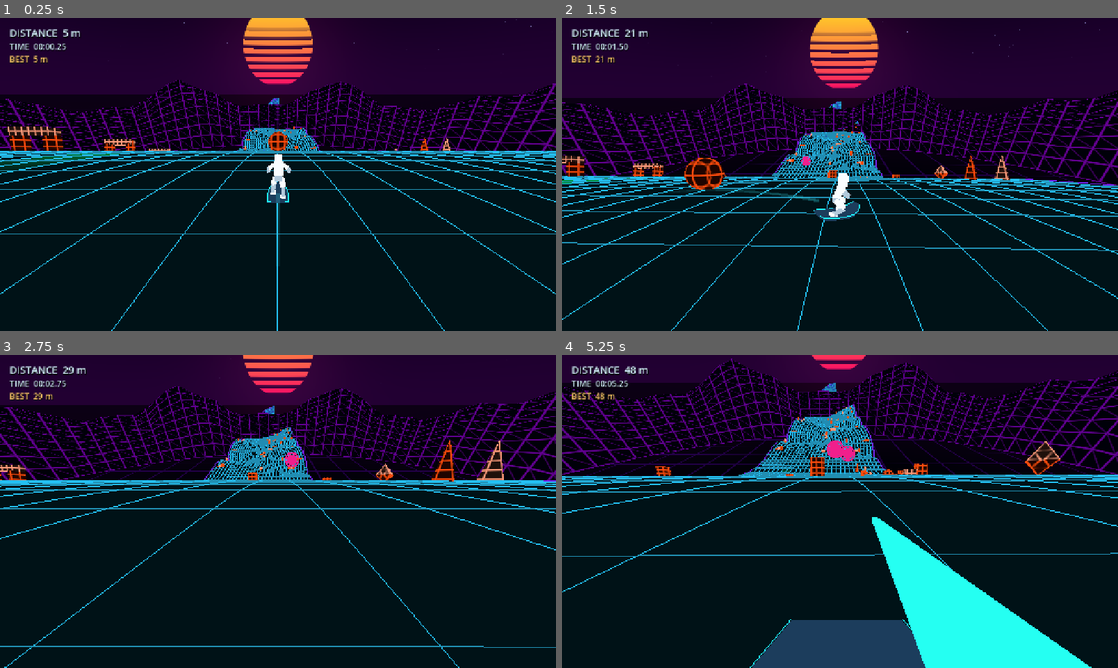
Above: before the commit, frames 1-4 (two rows, left to right).
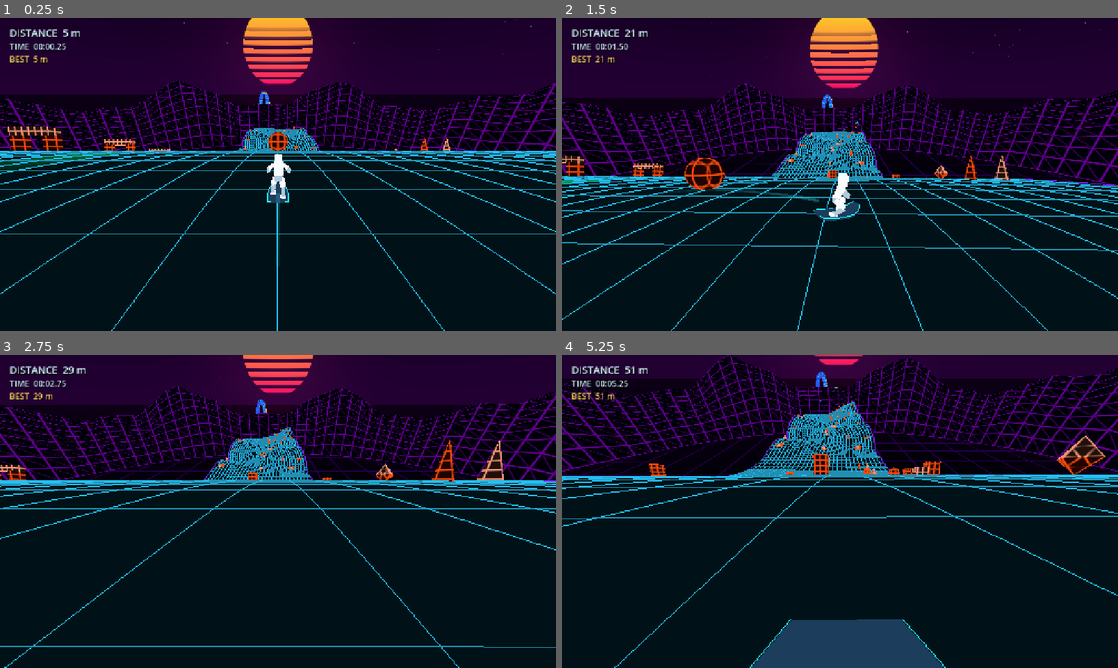
Above: after the commit, the same moments.

Repository: Unborne-Fetus/Cracked
Game: Godot game, scene res://scenes/main.tscn
The game is run twice, just before and just after one commit, with the same random seed, the same clock (stepped at 60 frames per second) and the same inputs.
Inputs (mouse positions are in pixels of both pictures, inside the frame that each line leads up to):
- Up to frame 1 (0.25 s): no input
- Up to frame 2 (1.5 s): tap Enter at 0.5 s; move the mouse to (962, 158) at 0.52 s; hold Right 0.53-1.25 s; tap Z at 0.6 s; click (962, 158) at 0.67 s; tap Space at 0.77 s; drag from (728, 190) to (812, 237) at 1.27 s
- Up to frame 3 (2.75 s): move the mouse to (333, 442) at 2.02 s; hold Right from 2.03 s (still down); tap Tab at 2.1 s; click (333, 442) at 2.17 s; tap Z at 2.3 s
- Up to frame 4 (5.25 s): release Right at 2.75 s; drag from (812, 574) to (673, 464) at 2.77 s; move the mouse to (1006, 558) at 3.52 s; hold Left 3.53-4.25 s; tap V at 3.6 s; click (1006, 558) at 3.67 s; tap Space at 3.77 s; tap Z at 3.8 s; drag from (673, 464) to (756, 433) at 4.27 s; move the mouse to (867, 511) at 5.02 s; hold S from 5.03 s (still down); tap Shift at 5.1 s; click (867, 511) at 5.17 s

The runs differ from the first frame. In frame 1, less than 0.1% of the frame differs, in the area x 46-51%, y 23-28%; in frame 2, 0.1%; in frame 3, 0.2%; in frame 4, 27%, in the area x 0-100%, y 0-100%.

Commit message:
Remove combat entirely and prioritize recurring optional vertical loops

Diff:
--- a/scripts/arcade_combat.gd
+++ /dev/null
@@ -1,193 +0,0 @@
-extends Node3D
-## Circuit combat: robotic drones and momentum-only penalties.
-var enabled := false
-var score := 0
-var cooldown := 0.0
-var spawn_clock := 0.0
-var reward_pending := 0
-var reward_timer := 0.0
-var attack_timer := 0.0
-var last_attack_loss := 0.0
-const DRONE_CAP := 4
-var drones: Array[Dictionary] = []
-var pulses: Array[Dictionary] = []
-var body_mesh: SphereMesh
-var ring_mesh: TorusMesh
-var drone_mat: StandardMaterial3D
-var alert_mat: StandardMaterial3D
-var player_mat: StandardMaterial3D
-var enemy_mat: StandardMaterial3D
-var rng := RandomNumberGenerator.new()
-
-func _material(color: Color) -> StandardMaterial3D:
-	var mat := StandardMaterial3D.new()
-	mat.shading_mode=BaseMaterial3D.SHADING_MODE_UNSHADED
-	mat.albedo_color=color
-	return mat
-
-func _ready() -> void:
-	body_mesh=SphereMesh.new()
-	body_mesh.radius=1.3
-	body_mesh.height=2.6
-	body_mesh.radial_segments=12
-	body_mesh.rings=6
-	ring_mesh=TorusMesh.new()
-	ring_mesh.inner_radius=1.4
-	ring_mesh.outer_radius=1.8
-	ring_mesh.rings=12
-	ring_mesh.ring_segments=8
-	drone_mat=_material(Color(0.94,0.13,0.55))
-	alert_mat=_material(Color(1.0,0.76,0.16))
-	player_mat=_material(Color(0.15,1.0,0.95))
-	enemy_mat=_material(Color(1.0,0.34,0.28))
-
-func reset(active: bool, seed_value: int = 0) -> void:
-	for child in get_children():
-		child.queue_free()
-	drones.clear()
-	pulses.clear()
-	enabled=active
-	score=0
-	cooldown=0.0
-	spawn_clock=1.2
-	reward_pending=0
-	reward_timer=0.0
-	attack_timer=0.0
-	last_attack_loss=0.0
-	rng.seed=seed_value
-
-func _mesh(parent: Node3D, mesh: Mesh, mat: Material) -> MeshInstance3D:
-	var node:=MeshInstance3D.new()
-	node.mesh=mesh
-	node.material_override=mat
-	parent.add_child(node)
-	return node
-
-func _spawn(course: Node3D, runner: Node3D) -> void:
-	var at: float=float(runner.get("distance"))+clampf(float(runner.get("speed"))*2.8,105.0,420.0)
-	if not bool(course.call("has_distance",at)):
-		return
-	var lane_limit: float=float(course.call("half_width_at",at))-8.0
-	var lane:=rng.randf_range(-lane_limit,lane_limit)
-	if not bool(course.call("support_at",at,lane)):
-		lane=float(course.call("guided_fork_lane",at,lane,lane,0.0))
-	if not bool(course.call("support_at",at,lane)):
-		return
-	var node:=Node3D.new()
-	add_child(node)
-	var body:=_mesh(node,body_mesh,drone_mat)
-	var ring:=_mesh(node,ring_mesh,drone_mat)
-	ring.rotation.x=PI*0.5
-	drones.append({"node":node,"body":body,"ring":ring,"s":at,"lane":lane,"health":2,"charge":rng.randf_range(1.8,3.0),"phase":rng.randf()*TAU,"lead":rng.randf_range(24.0,48.0),"offset":rng.randf_range(-8.0,8.0),"warning_lane":lane})
-
-func _pulse(origin: Vector3, target: Vector3, mat: Material, lifetime: float) -> void:
-	var node:=MeshInstance3D.new()
-	var mesh:=BoxMesh.new()
-	var span:=origin.distance_to(target)
-	mesh.size=Vector3(0.11,0.11,maxf(0.1,span))
-	node.mesh=mesh
-	node.material_override=mat
-	add_child(node)
-	node.position=(origin+target)*0.5
-	if span>0.01:
-		var dir:=(target-origin).normalized()
-		node.basis=Basis.looking_at(dir,Vector3.RIGHT if absf(dir.y)>0.98 else Vector3.UP)
-	pulses.append({"node":node,"time":lifetime})
-
-func fire(camera: Camera3D, screen: Vector2) -> void:
-	if not enabled or cooldown>0.0:
-		return
-	cooldown=0.20
-	var origin:=camera.project_ray_origin(screen)
-	var direction:=camera.project_ray_normal(screen).normalized()
-	var nearest:=420.0
-	var hit:=-1
-	for i in range(drones.size()):
-		var drone: Node3D=drones[i]["node"]
-		var offset:=drone.global_position-origin
-		var along:=offset.dot(direction)
-		if along<=0.0 or along>=nearest:
-			continue
-		if (offset-direction*along).length()<=2.8:
-			nearest=along
-			hit=i
-	_pulse(origin+direction*1.0,origin+direction*nearest,player_mat,0.075)
-	if hit>=0:
-		var target:=drones[hit]
-		target["health"]=int(target["health"])-1
-		if int(target["health"])<=0:
-			target["node"].queue_free()
-			drones.remove_at(hit)
-			score+=1
-			reward_pending+=1
-
-func _apply_momentum_hit(runner: Node3D) -> void:
-	last_attack_loss = float(runner.get("speed")) * 0.40
-	runner.call("combat_momentum", 0.0, 0.60)
-	runner.set("momentum_reserve", maxf(0.0, float(runner.get("momentum_reserve")) - 10.0))
-	attack_timer = 0.85
-
-func tick(delta: float,course: Node3D,runner: Node3D) -> void:
-	if not enabled:
-		return
-	cooldown=maxf(0.0,cooldown-delta)
-	reward_timer=maxf(0.0,reward_timer-delta)
-	attack_timer=maxf(0.0,attack_timer-delta)
-	if reward_pending>0:
-		var speed_value: float=runner.get("speed")
-		var bonus:=float(reward_pending)*clampf(speed_value*0.16,12.0,45.0)
-		runner.call("combat_momentum",bonus,1.0)
-		runner.set("momentum_reserve",minf(30.0,float(runner.get("momentum_reserve"))+8.0*float(reward_pending)))
-		reward_pending=0
-		reward_timer=1.5
-	spawn_clock-=delta
-	if spawn_clock<=0.0 and drones.size()<DRONE_CAP:
-		_spawn(course,runner)
-		spawn_clock=3.4
-	for i in range(pulses.size()-1,-1,-1):
-		pulses[i]["time"]=float(pulses[i]["time"])-delta
-		if float(pulses[i]["time"])<=0.0:
-			pulses[i]["node"].queue_free()
-			pulses.remove_at(i)
-	for i in range(drones.size()-1,-1,-1):
-		var data:=drones[i]
-		var player_s: float=runner.get("distance")
-		var player_speed: float=runner.get("speed")
-		var player_lane: float=runner.get("lane")
-		var lead:=float(data["lead"])+float(i)*6.0
-		var goal_s:=player_s+lead+minf(player_speed*0.10,24.0)
-		var at:=maxf(player_s+14.0,lerpf(float(data["s"]),goal_s,1.0-exp(-delta*3.8)))
-		if not bool(course.call("has_distance",at)):
-			at=player_s+14.0
-		if not bool(course.call("has_distance",at)):
-			continue
-		data["s"]=at
-		data["phase"]=float(data["phase"])+delta*2.0
-		# Track the same branch and screen area instead of being passed.
-		var lane_goal:=player_lane+float(data["offset"])+sin(float(data["phase"]))*3.0
-		var lane_limit: float=course.call("half_width_at",at)
-		lane_goal=clampf(lane_goal,-lane_limit+4.0,lane_limit-4.0)
-		var guided: float=course.call("guided_fork_lane",at,lane_goal,lane_goal,0.0)
-		data["lane"]=clampf(lerpf(float(data["lane"]),guided,1.0-exp(-delta*4.0)),-lane_limit+4.0,lane_limit-4.0)
-		data["lane"]=float(course.call("guided_fork_lane",at,guided,float(data["lane"]),0.0))
-		var frame: Transform3D=course.call("surface_frame",at,float(data["lane"]),1)
-		var node: Node3D=data["node"]
-		# Follow the rider's altitude too, within reasonable visibility.
-		var lift:=clampf(float(runner.get("height")),0.0,120.0)
-		node.transform=Transform3D(frame.basis,frame.origin+frame.basis.y*5.5+Vector3.UP*lift)
-		var range_to_player:=node.position.distance_to(runner.position)
-		if range_to_player<maxf(130.0,player_speed*1.4):
-			var old_charge:=float(data["charge"])
-			data["charge"]=old_charge-delta
-			if old_charge>=0.65 and float(data["charge"])<0.65:
-				data["warning_lane"]=player_lane
-			var alert:=float(data["charge"])<0.65
-			(data["ring"] as MeshInstance3D).material_override=alert_mat if alert else drone_mat
-			if float(data["charge"])<=0.0:
-				var close_lane:=absf(player_lane-float(data["warning_lane"]))<10.0
-				_pulse(node.position,runner.position+Vector3.UP*0.8,enemy_mat,0.12)
-				if close_lane and attack_timer<=0.0:
-					_apply_momentum_hit(runner)
-				data["charge"]=rng.randf_range(2.2,3.0)
-		else:
-			(data["ring"] as MeshInstance3D).material_override=drone_mat
--- a/scripts/course.gd
+++ b/scripts/course.gd
@@ -43,6 +43,10 @@
 var recent_kinds: Array[String] = []
 var sections_since_split := 0
 var sections_since_roll := 0
+var sections_since_loop := 0
+const LOOP_MIN_SPACING := 2
+const LOOP_TARGET_SPACING := 3
+const LOOP_MAX_SPACING := 5
 # Archive the exact generated geometry, not merely the seed: endless
 # generation is adaptive to the player's speed and storm gap.
 const REPLAY_CHUNK_LIMIT := 768
@@ -81,6 +85,7 @@
 	recent_kinds.clear()
 	sections_since_split = 0
 	sections_since_roll = 0
+	sections_since_loop = 0
 	last_kind = ""
 	sustained_roll_queue.clear()
 	sustained_roll_sign = 1.0
@@ -163,6 +168,11 @@
 		var recovery: Array[String] = ["RECOVERY RUN", "LONG DESCENT", "SLIPSTREAM", "BANKED DESCENT"]
 		recovery.erase(last_kind)
 		return recovery[rng.randi_range(0, recovery.size() - 1)]
+	# Loops get an independent cadence instead of a rare branch lottery.
+	# Never interrupt a wall/ceiling sequence or override recovery above.
+	if not showcase_layout and index >= 3 and sections_since_loop >= LOOP_MIN_SPACING and last_kind != "LOOP ROUTE":
+		if sections_since_loop >= LOOP_MAX_SPACING or (sections_since_loop >= LOOP_TARGET_SPACING and rng.randf() < 0.80):
+			return "LOOP ROUTE"
 	# Wall and ceiling sequences recur much more often than the random bag.
 	if not showcase_layout and index>=2 and (sections_since_roll>=4 or (sections_since_roll>=2 and rng.randf()<0.42)):
 		if rng.randf()<0.52:
@@ -173,7 +183,7 @@
 	# A branching stretch roughly every 3–5 ordinary sections, rather
 	# than one appearance per 23-profile bag. Stacked decks count too.
 	if not showcase_layout and index >= 2 and (sections_since_split >= 4 or (sections_since_split >= 2 and rng.randf() < 0.40)):
-		if index >= 4 and not recent_kinds.has("LOOP ROUTE") and rng.randf()<0.30:
+		if index >= 3 and sections_since_loop >= LOOP_MIN_SPACING and last_kind != "LOOP ROUTE" and rng.randf() < 0.65:
 			return "LOOP ROUTE"
 		return "STACKED ROUTES" if rng.randf()<0.18 else "SPLIT ROUTE"
 	if terrain_bag.is_empty():
@@ -384,6 +394,7 @@
 				points = _make_points(kind, start_yaw, target_yaw, bank_sign, 1.0, step_length)
 				forecast = _validate_routes(index, kind, points, step_length, layout, route_forecast)
 	last_kind = kind
+	sections_since_loop = 0 if kind == "LOOP ROUTE" else sections_since_loop + 1
 	if is_sustained_roll(kind) or kind in ["180 BANK","360 BANK","CORKSCREW TUNNEL","HALFPIPE"]:
 		sections_since_roll=0
 	else:
--- a/scripts/game.gd
+++ b/scripts/game.gd
@@ -6,13 +6,8 @@
 const ExtrasScript = preload("res://scripts/run_extras.gd")
 const EffectsScript = preload("res://scripts/run_effects.gd")
 const ReplayScript = preload("res://scripts/replay.gd")
-const CombatScript = preload("res://scripts/arcade_combat.gd")
-var combat
-var crosshair: Label
-var pulse_button: Button
 var touch_buttons: Array[Button] = []
 var touch_ui_active := false
-var aim_cursor: ImageTexture
 var reactive_sky: ShaderMaterial
 var mountain_mesh: MeshInstance3D
 var mountain_material: ShaderMaterial
@@ -21,8 +16,6 @@
 var mountain_velocity := 0.0
 var mountain_altitude := 0.0
 var mountain_pose_ready := false
-var aim_cursor_active := false
-var mouse_aim_active := true
 var replay
 var replay_active := false
 var replay_playing := false
@@ -36,7 +29,7 @@
 var watch_replay_button: Button
 var profile_replay_button: Button
 var cosmetic_picker: OptionButton
-const MODES: Array[String] = ["Endless", "Daily seeded", "No jumping", "First person", "Fast storm", "Practice", "Combat"]
+const MODES: Array[String] = ["Endless", "Daily seeded", "No jumping", "First person", "Fast storm", "Practice"]
 var extras
 var effects
 var mode := 0
@@ -148,8 +141,6 @@
 	replay = ReplayScript.new()
 	add_child(replay)
 	replay.load_last()
-	combat=CombatScript.new()
-	add_child(combat)
 	_create_hud()
 	_create_replay_panel()
 	_create_pause_menu()
@@ -191,8 +182,6 @@
 	course.reset_course(run_seed)
 	runner.reset_run(course)
 	mountain_pose_ready = false
-	combat.reset(true,run_seed)
-	runner.combat_enabled=true
 	runner.jumps_disabled = mode == 2
 	if mode == 3:
 		first_person = true
@@ -219,7 +208,6 @@
 	var was_grounded: bool = runner.is_grounded()
 	var previous_speed: float = runner.speed
 	runner.tick(delta, course)
-	combat.tick(delta,course,runner)
 	extras.track(delta, runner, previous_speed)
 	effects.update_run(runner.speed, runner.hits > previous_hits, not was_grounded and runner.is_grounded())
 	if runner.fallen:
@@ -493,13 +481,8 @@
 
 func _update_hud() -> void:
 	var active: bool = not replay_active and not run_finished and not paused
-	var combat_visible: bool = combat.enabled and active
-	# Only the aiming reticle and input controls remain outside the compact stats.
-	crosshair.visible = combat_visible and not mouse_aim_active
-	_update_combat_cursor(combat_visible)
 	for touch_button in touch_buttons:
 		touch_button.visible = touch_ui_active and active
-	pulse_button.visible = touch_ui_active and combat_visible
 	distance_label.text = "DISTANCE  " + _distance_display(maxf(0.0, runner.distance - 8.0))
 	clock_label.text = "TIME  %02d:%05.2f" % [int(run_time / 60.0), fmod(run_time, 60.0)]
 	var saved_best: float = extras.best_for(mode, run_day)
@@ -513,7 +496,6 @@
 	if run_finished:
 		return
 	run_finished = true
-	_update_combat_cursor(false)
 	replay.record(run_time, 0.0, runner, course, storm, true)
 	replay.finish(course,run_seed,mode,extras.cosmetic,reason,storm.gap_to(runner.distance))
 	watch_replay_button.visible = replay.available()
@@ -641,32 +623,6 @@
 		_show_options(false)
 	else:
 		_set_paused(false)
-
-func _update_combat_cursor(active: bool) -> void:
-	if DisplayServer.get_name()=="headless" or aim_cursor_active==active:
-		return
-	aim_cursor_active=active
-	if active:
-		if aim_cursor==null:
-			# High contrast, transparent 31x31 cursor with a precise hotspot.
-			var image:=Image.create(31,31,false,Image.FORMAT_RGBA8)
-			image.fill(Color.TRANSPARENT)
-			for y in range(31):
-				for x in range(31):
-					var a:=absi(x-15)
-					var b:=absi(y-15)
-					if (a<=1 and b>=5 and b<=13) or (b<=1 and a>=5 and a<=13) or (a<=1 and b<=1):
-						image.set_pixel(x,y,Color(0.1,1.0,0.92))
-					elif (a<=2 and b>=4 and b<=14) or (b<=2 and a>=4 and a<=14) or (a<=2 and b<=2):
-						image.set_pixel(x,y,Color(0.02,0.06,0.12,0.95))
-			aim_cursor=ImageTexture.create_from_image(image)
-		Input.set_custom_mouse_cursor(aim_cursor,Input.CURSOR_ARROW,Vector2(15,15))
-	else:
-		Input.set_custom_mouse_cursor(null,Input.CURSOR_ARROW)
-
-func _fire_center() -> void:
-	if combat.enabled and not paused and not run_finished and not replay_active:
-		combat.fire(view_camera,get_viewport().get_visible_rect().size*0.5)
 
 func _pad_button(button: int) -> bool:
 	if replay_active:
@@ -719,9 +675,6 @@
 				elif control is Button and not control.disabled:
 					control.pressed.emit()
 		return true
-	if combat.enabled and not run_finished and button==JOY_BUTTON_RIGHT_SHOULDER:
-		_fire_center()
-		return true
 	if _bound_pad("recenter", button, JOY_BUTTON_LEFT_STICK):
 		_recenter_camera()
 		return true
@@ -736,10 +689,6 @@
 func _unhandled_input(event: InputEvent) -> void:
 	if paused or (run_finished and not replay_active):
 		return
-	if event is InputEventMouseButton and event.button_index==MOUSE_BUTTON_LEFT and event.pressed and combat.enabled and not replay_active:
-		combat.fire(view_camera,event.position)
-		get_viewport().set_input_as_handled()
-		return
 	if event is InputEventScreenDrag:
 		var drag := event as InputEventScreenDrag
 		_orbit_input(drag.relative * 0.006)
@@ -748,10 +697,6 @@
 func _input(event: InputEvent) -> void:
 	if event is InputEventScreenTouch or event is InputEventScreenDrag:
 		touch_ui_active = true
-	if event is InputEventMouseMotion or event is InputEventMouseButton:
-		mouse_aim_active=true
-	elif event is InputEventJoypadMotion or event is InputEventJoypadButton or event is InputEventScreenTouch or event is InputEventScreenDrag:
-		mouse_aim_active=false
 	if event is InputEventMouseButton and not paused and (not run_finished or replay_active):
 		var mouse := event as InputEventMouseButton
 		if mouse.button_index == MOUSE_BUTTON_RIGHT:
@@ -836,10 +781,6 @@
 			_set_paused(true)
 		return
 	if paused:
-		return
-	if combat.enabled and not run_finished and key.keycode==KEY_Z:
-		_fire_center()
-		get_viewport().set_input_as_handled()
 		return
 	if _bound_key("recenter", key.keycode, KEY_G):
 		get_viewport().set_input_as_handled()
@@ -899,19 +840,6 @@
 		stat.add_theme_color_override("font_shadow_color", Color(0.0, 0.0, 0.0, 0.9))
 		stat.add_theme_constant_override("shadow_offset_x", 1)
 		stat.add_theme_constant_override("shadow_offset_y", 2)
-	crosshair=_label("+",25,Color(0.65,1.0,1.0))
-	root.add_child(crosshair)
-	crosshair.set_anchors_preset(Control.PRESET_CENTER)
-	crosshair.offset_left=-12
-	crosshair.offset_right=12
-	crosshair.offset_top=-14
-	crosshair.offset_bottom=14
-	crosshair.horizontal_alignment=HORIZONTAL_ALIGNMENT_CENTER
-	crosshair.mouse_filter=Control.MOUSE_FILTER_IGNORE
-	pulse_button=_button("PULSE",-394,-276,124,true)
-	root.add_child(pulse_button)
-	pulse_button.pressed.connect(_fire_center)
-	pulse_button.hide()
 	minimap = preload("res://scripts/elevation_map.gd").new()
 	minimap.clip_contents = true
 	root.add_child(minimap)
@@ -1014,7 +942,6 @@
 
 func _set_paused(value: bool) -> void:
 	paused = value
-	_update_combat_cursor(not value and combat.enabled and not run_finished and not replay_active)
 	if value:
 		orbit_drag = false
 	effects.set_paused(value)
@@ -1402,8 +1329,6 @@
 		return
 	_set_paused(false)
 	replay_active = true
-	combat.reset(false)
-	_update_combat_cursor(false)
 	run_finished = true
 	replay_time = 0.0
 	replay_rate = 1.0
--- a/scripts/runner.gd
+++ b/scripts/runner.gd
@@ -56,7 +56,6 @@
 var active_loop := -1
 var rewarded_loops: Dictionary = {}
 var loop_reward_timer := 0.0
-var combat_enabled := false
 var rider_glider := 0.0
 var rider_glider_return := -1.0
 var rider_glider_spin := 1.0
@@ -399,20 +398,6 @@
 	air_velocity += up * maxf(0.0, impulse - air_velocity.dot(up))
 	return true
 
-func combat_momentum(bonus: float, retain: float) -> void:
-	# Apply to actual forward flight as well as the speed display.
-	var previous:=speed
-	speed=maxf(0.0,speed*retain+bonus)
-	if not grounded:
-		var horizontal:=Vector3(air_velocity.x,0.0,air_velocity.z)
-		if horizontal.length()>0.01:
-			var adjusted:=horizontal.normalized()*maxf(0.0,horizontal.length()*retain+bonus)
-			air_velocity.x=adjusted.x
-			air_velocity.z=adjusted.z
-	if speed<previous:
-		rider_impact=1.0
-		hit_timer=maxf(hit_timer,0.45)
-
 func _banked_slide(grade: float, delta: float) -> void:
 	var next_speed := slide_speed_step(speed, grade, delta)
 	if next_speed > speed:
@@ -511,7 +496,7 @@
 	if touch_slide:
 		return true
 	for device in Input.get_connected_joypads():
-		var buttons := [JOY_BUTTON_B,JOY_BUTTON_LEFT_SHOULDER] if combat_enabled else [JOY_BUTTON_B,JOY_BUTTON_LEFT_SHOULDER,JOY_BUTTON_RIGHT_SHOULDER]
+		var buttons := [JOY_BUTTON_B,JOY_BUTTON_LEFT_SHOULDER,JOY_BUTTON_RIGHT_SHOULDER]
 		if pad_down(device,"slide",buttons):
 			return true
 		if Input.get_joy_axis(device, JOY_AXIS_TRIGGER_LEFT) > 0.3 or Input.get_joy_axis(device, JOY_AXIS_TRIGGER_RIGHT) > 0.3:
--- a/tests/gameplay_rules.gd
+++ b/tests/gameplay_rules.gd
@@ -231,60 +231,16 @@
 		_fail("First-person body must retain board and legs but hide the head.")
 		return
 	runner.call("set_first_person", bool(game.get("first_person")))
-	var combat_probe: Node3D=game.get("combat")
-	if not bool(combat_probe.get("enabled")):
-		_fail("Combat is not enabled in the normal run.")
-		return
-	combat_probe.call("reset",true,4)
-	combat_probe.call("_spawn",course,runner)
-	var drones_probe: Array=combat_probe.get("drones")
-	if drones_probe.is_empty():
-		_fail("Combat mode failed to spawn a drone.")
-		return
-	combat_probe.call("tick",0.0,course,runner)
-	var target_drone: Node3D=drones_probe[0]["node"]
-	var saved_camera_pose:=sprite_camera.transform
-	sprite_camera.look_at(target_drone.global_position,Vector3.UP)
-	var aim_point:=sprite_camera.unproject_position(target_drone.global_position)
-	combat_probe.call("fire",sprite_camera,aim_point)
-	combat_probe.set("cooldown",0.0)
-	combat_probe.call("fire",sprite_camera,aim_point)
-	if int(combat_probe.get("score"))!=1:
-		_fail("Combat energy pulses did not tag and remove a drone.")
-		return
-	var before_reward:float=runner.get("speed")
-	combat_probe.call("tick",0.0,course,runner)
-	if float(runner.get("speed"))<=before_reward:
-		_fail("Drone elimination did not reward momentum.")
-		return
-	combat_probe.call("reset",true,4)
-	combat_probe.call("_spawn",course,runner)
-	var chase_drones:Array=combat_probe.get("drones")
-	if not chase_drones.is_empty():
-		chase_drones[0]["s"]=float(runner.get("distance"))-30.0
-		combat_probe.call("tick",0.0,course,runner)
-		if float(chase_drones[0]["s"])<=float(runner.get("distance")):
-			_fail("Drone could be passed instead of pursuing.")
-			return
-	var saved_speed: float = runner.get("speed")
-	var saved_reserve: float = runner.get("momentum_reserve")
-	runner.set("speed", 100.0)
-	runner.set("momentum_reserve", 25.0)
-	combat_probe.call("_apply_momentum_hit", runner)
-	if absf(float(runner.get("speed")) - 60.0) > 0.01 or float(runner.get("momentum_reserve")) != 15.0:
-		_fail("Drone hit must reduce momentum and reserve only.")
-		return
-	for repeat in range(20):
-		combat_probe.call("_apply_momentum_hit", runner)
-	if bool(game.get("run_finished")):
-		_fail("Repeated drone hits ended the run.")
-		return
-	runner.set("speed", saved_speed)
-	runner.set("momentum_reserve", saved_reserve)
-	runner.set("hit_timer", 0.0)
-	runner.set("rider_impact", 0.0)
-	combat_probe.call("reset",false)
-	sprite_camera.transform=saved_camera_pose
+	# Combat must not exist in the active scene or run mode selector.
+	for child in game.get_children():
+		var script: Script = child.get_script()
+		if script != null and script.resource_path.ends_with("arcade_combat.gd"):
+			_fail("Combat node is still active.")
+			return
+	var modes: Array = game.get("MODES")
+	if modes.has("Combat"):
+		_fail("Combat remains selectable.")
+		return
 	# Stalling on an uphill track must not permanently stop progress.
 	for slide_test: bool in [false,true]:
 		var restart_speed:=0.0
@@ -753,11 +709,11 @@
 			_fail("Track seam is discontinuous.")
 			return
 	var chunks: Dictionary = course.get("chunks")
-	# All ten shapes must exist in the opening sequence; no vertical loops.
+	# All ten obstacle shapes must exist in the fixed opening sequence.
 	var shapes := {}
 	for data in chunks.values():
 		if str(data["kind"]) == "INVERSION":
-			_fail("Vertical loops must no longer generate.")
+			_fail("Obsolete forced inversion appeared in the opening fixture.")
 			return
 		for piece in data["hazards"]:
 			shapes[int(piece["group"]["shape"])] = true
@@ -1266,6 +1222,8 @@
 		return
 	# Directly exercise the branch cadence without expensive extra meshes.
 	course.set("sections_since_split", 5)
+	course.set("sections_since_roll", 0)
+	course.set("sections_since_loop", 0)
 	course.set("demanding_sections", 0)
 	course.set("last_kind", "TURN")
 	course.set("route_forecast", {"gap": 100.0, "speed": 80.0, "storm_speed": 30.0})
@@ -1273,6 +1231,27 @@
 	var branch_kind: String = course.call("_kind", 8)
 	if branch_kind not in ["SPLIT ROUTE", "STACKED ROUTES","LOOP ROUTE"]:
 		_fail("Split route cadence did not produce a branching section.")
+		return
+	# A due loop outranks a new wall entry or ordinary branching route.
+	course.set("sections_since_loop", 5)
+	course.set("sections_since_roll", 5)
+	course.set("last_kind", "TURN")
+	course.get("sustained_roll_queue").clear()
+	if str(course.call("_kind", 8)) != "LOOP ROUTE":
+		_fail("Due loop did not receive independent priority.")
+		return
+	course.set("sections_since_loop", 0)
+	course.set("sections_since_roll", 0)
+	course.set("sections_since_split", 0)
+	course.set("last_kind", "LOOP ROUTE")
+	if str(course.call("_kind", 9)) == "LOOP ROUTE":
+		_fail("Loops generated consecutively without spacing.")
+		return
+	course.get("sustained_roll_queue").clear()
+	course.set("sections_since_loop", 5)
+	course.set("demanding_sections", 2)
+	if str(course.call("_kind", 10)) not in ["RECOVERY RUN", "LONG DESCENT", "SLIPSTREAM", "BANKED DESCENT"]:
+		_fail("Loop cadence overrode recovery safety.")
 		return
 	var map_point: Vector3 = course.call("surface_position", 8.0, 12.0)
 	var map_frame: Transform3D = course.call("surface_frame", 8.0, 12.0, 1)
Not shown, changed: CHANGELOG.md
